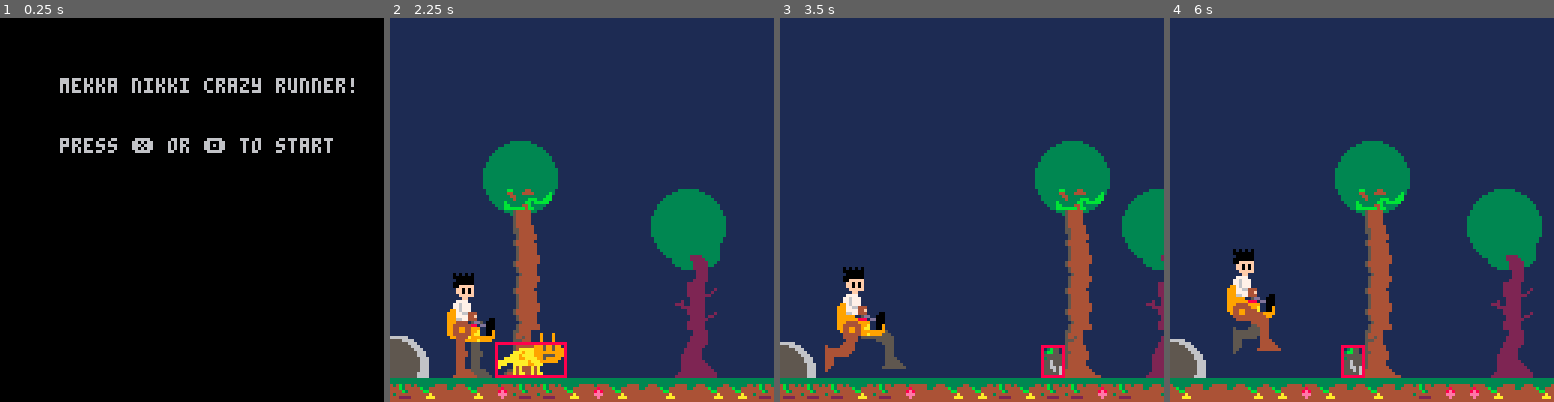
Above: before the commit, frames 1-4 (left to right).
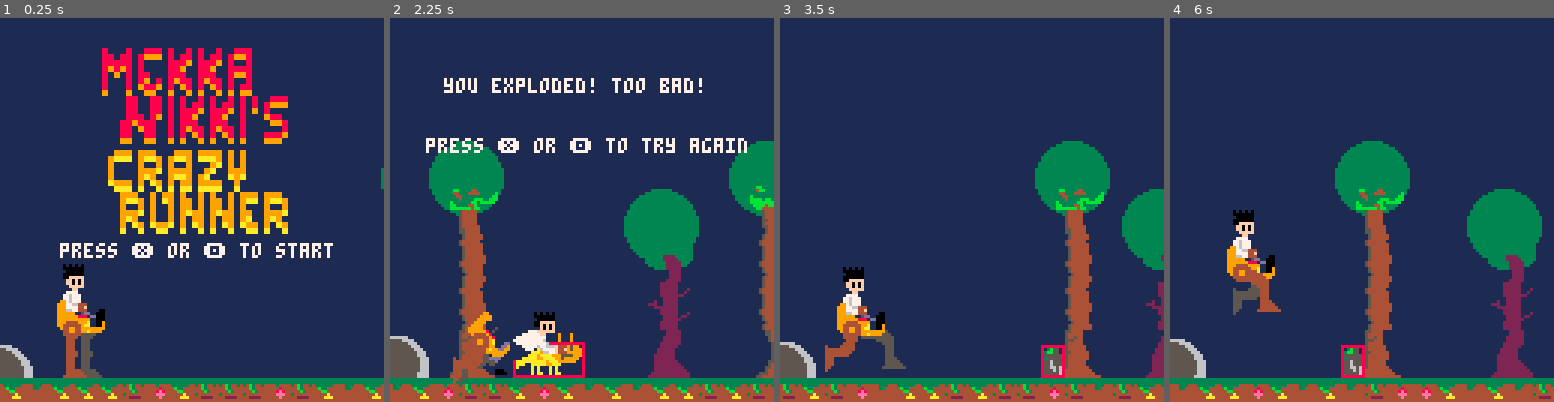
Above: after the commit, the same moments.

Repository: HingeAntoine/MekkaRunner
Game: PICO-8 cartridge mekkarunner.p8
The game is run twice, just before and just after one commit, with the same random seed, the same clock (stepped at 60 frames per second) and the same inputs.
Inputs:
- Up to frame 1 (0.25 s): no input
- Up to frame 2 (2.25 s): tap X (X key) at 0.33, 1.07, 1.85 s; tap O (Z key) at 0.7, 1.7, 2.1 s; hold Up from 2.15 s (still down)
- Up to frame 3 (3.5 s): release Up at 2.42 s; tap O (Z key) at 2.5, 2.9, 3.3 s; tap X (X key) at 2.97 s
- Up to frame 4 (6 s): hold Down 3.63-3.97 s; tap O (Z key) every 0.4 s from 3.7 to 5.7 s; tap X (X key) at 4.08, 5.2 s; hold Up 4.73-5.03 s; hold Down from 5.73 s (still down)

The runs differ from the first frame. In frame 1, 100% of the frame differs, in the area x 0-100%, y 0-100%; in frame 2, 25%; in frame 3, 0.9%; in frame 4, 3.9%.

Commit message:
Added start screen

Diff:
--- a/mekkarunner.p8
+++ b/mekkarunner.p8
@@ -825,12 +825,6 @@
 end
 
 function _draw()
- if init_screen then
-  print("mekka nikki crazy runner!",20,20)
-  print("press ❎ or 🅾️ to start",20,40)
-  return
- end
-
  rectfill(0,0,127,127,1)
 
  draw_moon()
@@ -840,6 +834,13 @@
  draw_machine()
  obstaclefr_draw()
 
+ if init_screen then
+  sspr(12*8,12*8,32,32,34,10,64,64)
+  print("press ❎ or 🅾️ to start",
+    20,75,7)
+  return
+ end
+
  if end_screen then
   print("you exploded! too bad!",18,20,7)
   print("press ❎ or 🅾️ to try again",
@@ -849,12 +850,7 @@
 
 function _update()
 
- if init_screen then
-  if btnp(5) or btnp(4) then
-   init_screen=false
-  end
-  return
- elseif end_screen then
+ if end_screen then
   fall_update()
   animate_fall()
   if btnp(5) or btnp(4) then
@@ -868,10 +864,6 @@
  sprite_count+=1
  update_background()
 
- if #obstacles==0 then
-  new_obstacles()
- end
-
  local jump = is_launching
   or is_jumping
   or is_landing
@@ -886,6 +878,17 @@
   update_machine()
  end
 
+ if init_screen then
+  if btnp(5) or btnp(4) then
+   init_screen=false
+  end
+  return
+ end
+
+ if #obstacles==0 then
+  new_obstacles()
+ end
+
  check_collision()
  if is_coll then
   end_screen=true
Not shown, changed: 30 lines of the sprite sheet (__gfx__) section of mekkarunner.p8
